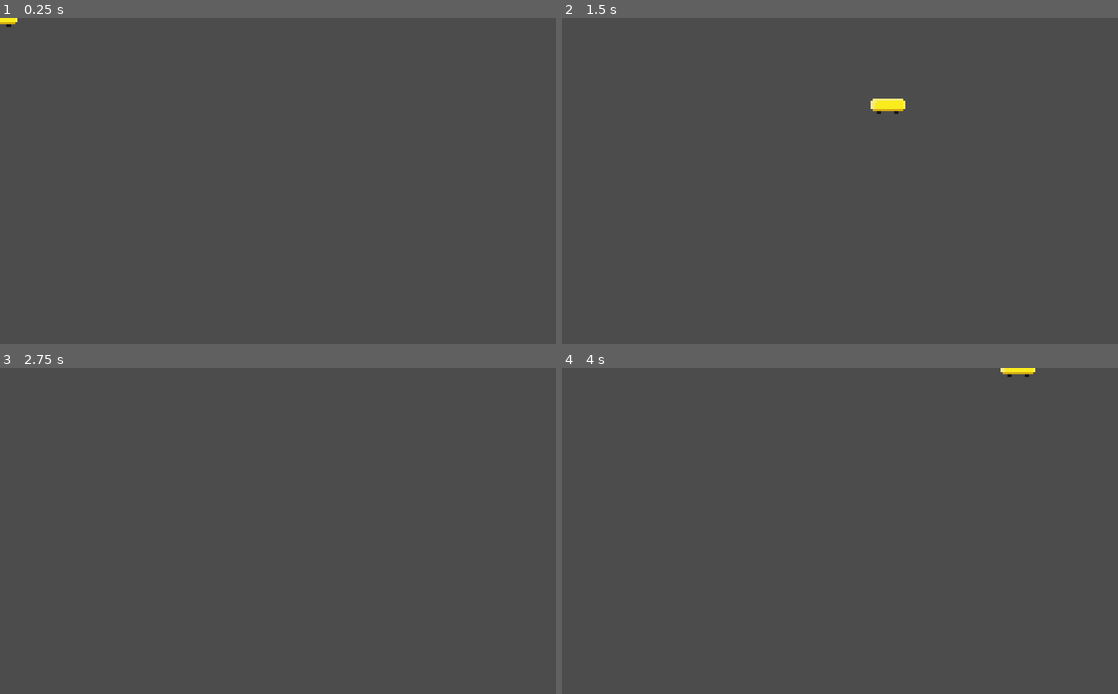
Above: before the commit, frames 1-4 (two rows, left to right).
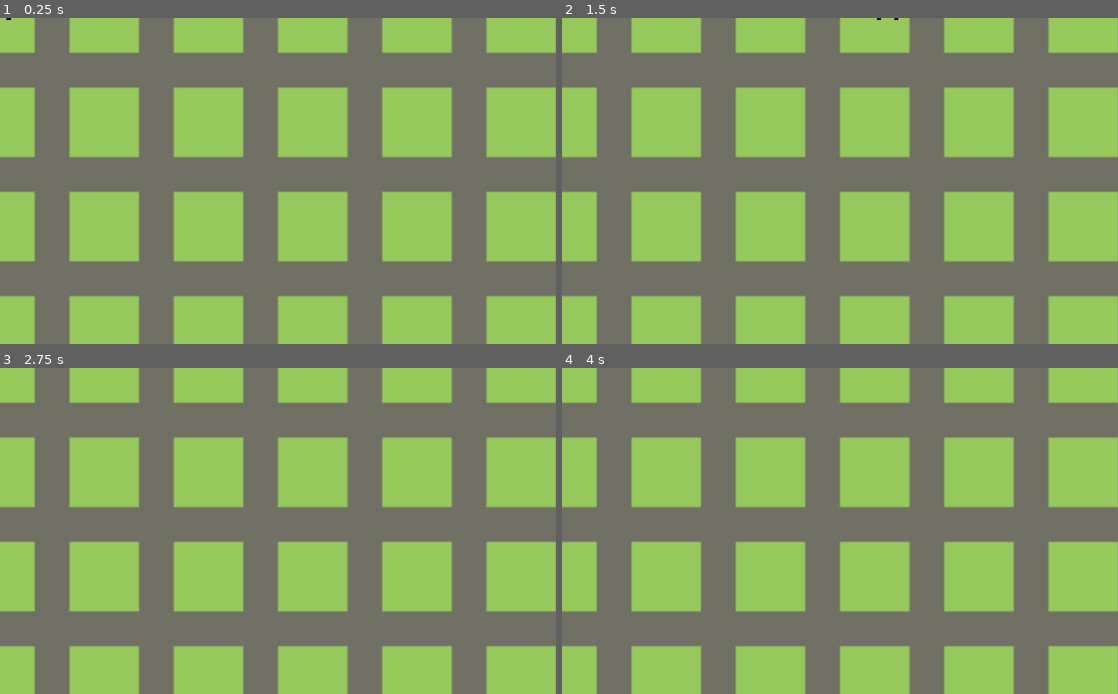
Above: after the commit, the same moments.

Repository: super-repair-bros/super-repair-bros
Game: Godot game, scene res://Scenes/level/level.tscn
The game is run twice, just before and just after one commit, with the same random seed, the same clock (stepped at 60 frames per second) and the same inputs. Before the commit the project starts from res://Scenes/PlayerCar/PlayerCar.tscn.
Inputs:
- Up to frame 1 (0.25 s): no input
- Up to frame 2 (1.5 s): tap Enter at 0.5 s; hold D (right) 0.53-1.28 s; hold S (down) from 1.28 s (still down)
- Up to frame 3 (2.75 s): release S (down) at 2.03 s; hold D (right) from 2.03 s (still down)
- Up to frame 4 (4 s): release D (right) at 2.78 s; hold W (up) 2.78-3.53 s; tap Space at 3.5 s; hold A (left) from 3.53 s (still down)

The runs differ from the first frame. In frame 1, 100% of the frame differs, in the area x 0-100%, y 0-100%; in frame 2, 100%; in frame 3, 100%; in frame 4, 100%.

Commit message:
Change Startscene

Diff:
--- a/project.godot
+++ b/project.godot
@@ -16,7 +16,7 @@
 [application]
 
 config/name="Super Repair Bros"
-run/main_scene="res://Scenes/PlayerCar/PlayerCar.tscn"
+run/main_scene="res://Scenes/level/level.tscn"
 config/icon="res://icon.png"
 
 [display]
